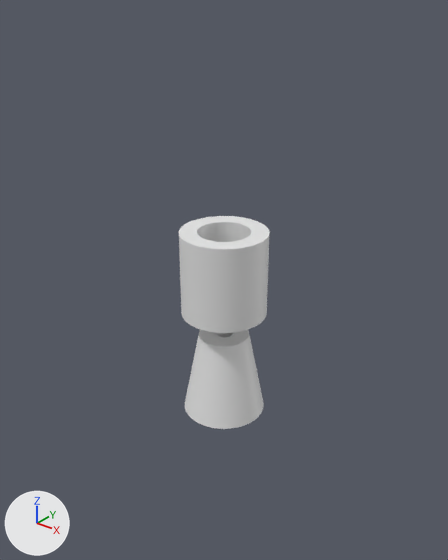
The Blender file single.blend as it was, and as the next commit left it.
Before and after are seen from a 50 mm lens placed at (40.0, -50.1, 40.1), pointed at (-0.4, 0.5, 8.8). The lights are fixed; the arrows at lower left show +X, +Y and +Z.
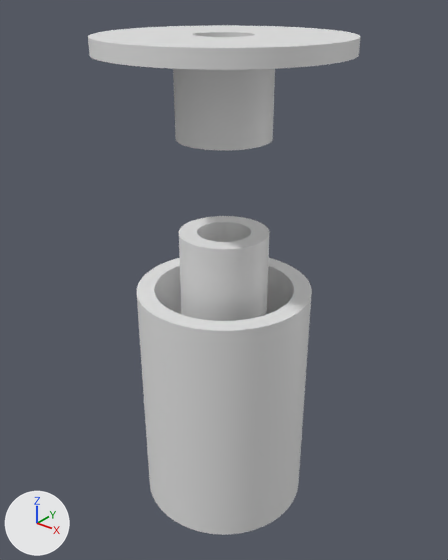
What differs and where, as boxes [x1, y1, x2, y2] in the pictures (448 x 560 px):
'Cylinder', shown: after [137, 258, 312, 535]
'Cylinder.002', added: after [88, 25, 360, 150]
part 1 of me_cone, built on: before [185, 333, 264, 429]

Edits to the bpy script that builds the scene:
```text
Change me_cone:
    used by ob_cone; location = (0.0, 0.0, 0.0)
    remove me_cone.from_pydata(...)  # 1024 vertices, 516 faces; spans x -5.0..5.0, y -5.0..5.0, z -8.27..2.0
    add me_cone.from_pydata(...)  # 1824 vertices, 1284 faces, 20 loose edges; spans x -5.0..5.0, y -5.0..5.0, z -11.67..2.0
    me_cone part 1: 512 vertices moved from x -5.0..5.0, y -5.0..5.0, z -8.27 to x -5.0..5.0, y -5.0..5.0, z -11.26..-8.08; 800 vertices added at x -5.0..4.96, y -4.96..4.96, z -11.67..-3.14
Add me_cylinder_002:
    me_cylinder_002.from_pydata(...)  # 1536 vertices, 1028 faces; spans x -12.9..12.9, y -12.9..12.9, z -5.0..5.0
Change ob_cylinder:
    remove ob_cylinder.hide_viewport = True
    ob_cylinder.location: (0.0, 0.0, 0.0) -> (0.0, 0.0, -3.2)
Add ob_cylinder_002:
    ob_cylinder_002 = bpy.data.objects.new('Cylinder.002', me_cylinder_002)
    ob_cylinder_002.location = (0.0, 0.0, 30.3)
```
